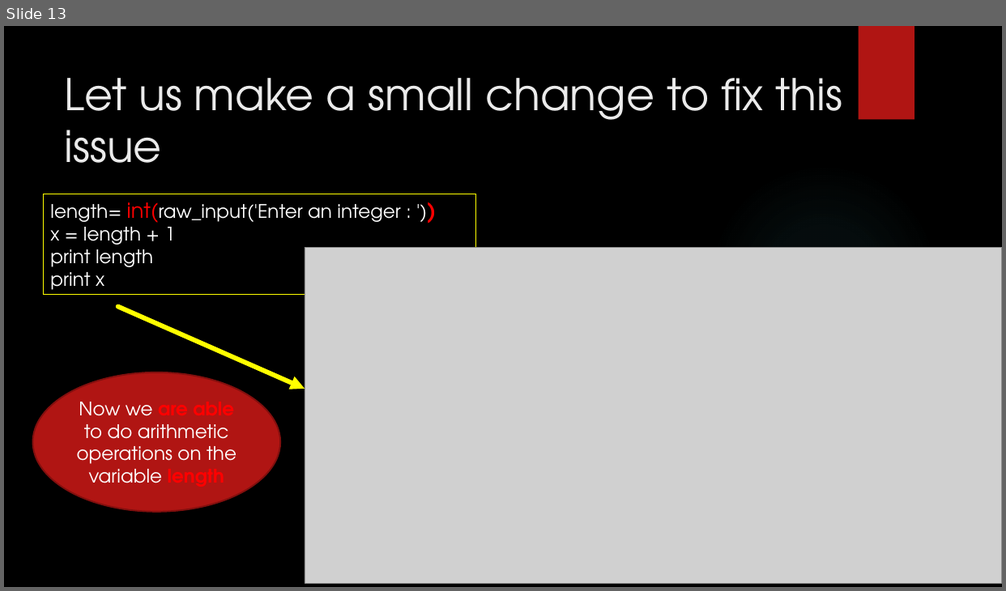
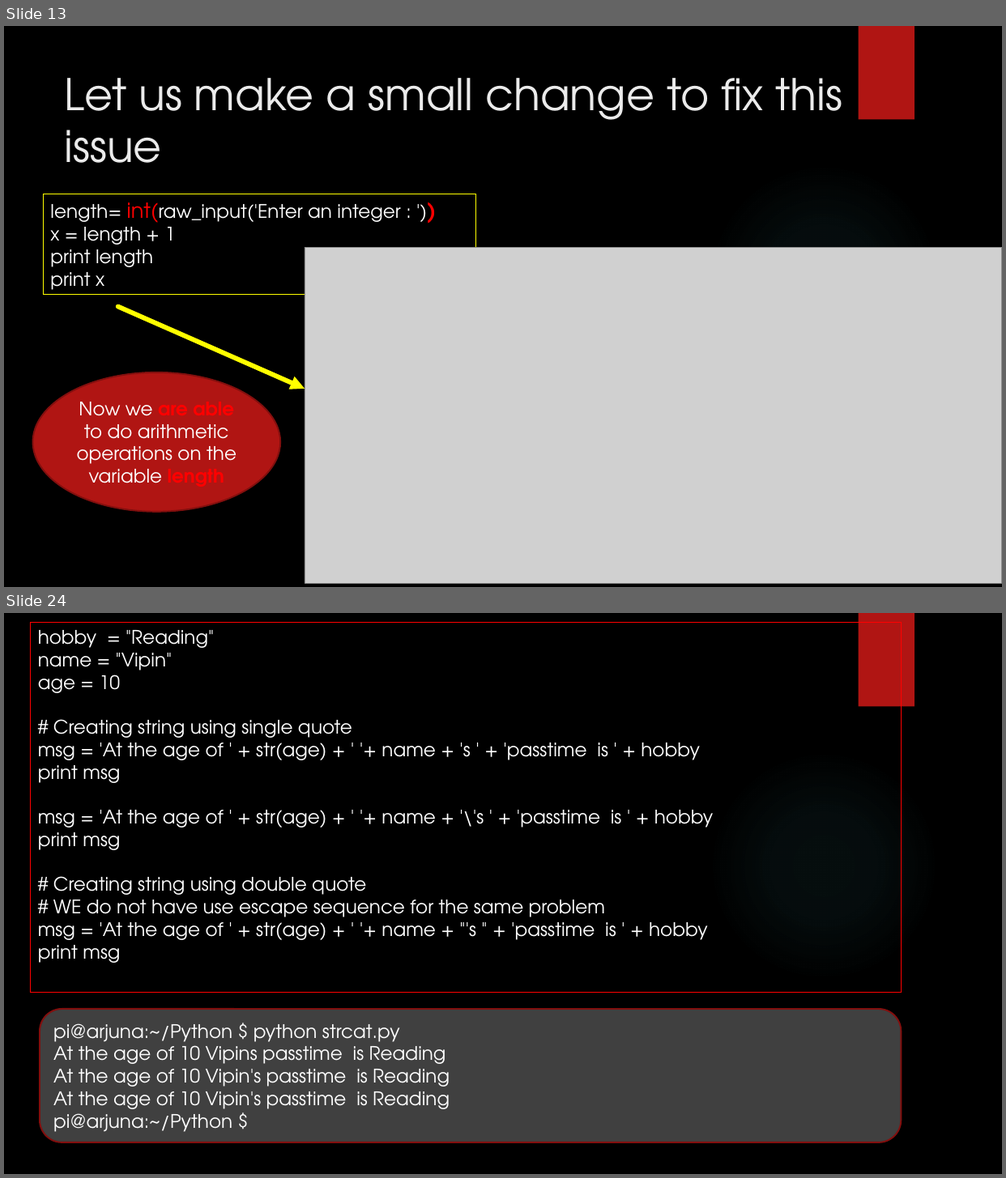
Before and after one commit to girishsukukumar/python, a slide deck: 2. Python.pptx. Shown one above the other, each under a label of ours: slide 13 before the commit, slides 13 and 24 after it; the slides between them are not shown. The pictures are 1006x591 and 1006x1178 pixels, drawn with LibreOffice and Linux fonts; fonts in the diff are those of the drawing; grey boxes stand for pictures; background and template pictures are left out. Boxes give left, top, right and bottom in pixels: in the first picture for what was removed or moved away, otherwise in the second. Text is boxed around its words. In the diff, an @@ line names an element or a change of style, - is before the commit and + after.

```diff
--- a/2. Python.pptx
+++ b/2. Python.pptx
@@ slide 24 added at (4,613,1002,1174), background picture (left out); not listed: 2 template elements that a slide beside it also shows @@
@@ rectangle added at (30,622,901,993), outline #FF0000 0.75 pt, 18 pt, text #FFFFFF @@
+hobby = "Reading"
+name = "Vipin"
+age = 10
+# Creating string using single quote
+msg = 'At the age of ' + str(age) + ' '+ name + 's ' + 'passtime is ' + hobby
+print msg
+msg = 'At the age of ' + str(age) + ' '+ name + '\'s ' + 'passtime is ' + hobby
+print msg
+# Creating string using double quote
+# WE do not have use escape sequence for the same problem
+msg = 'At the age of ' + str(age) + ' '+ name + "'s " + 'passtime is ' + hobby
+print msg
@@ rounded rectangle added at (40,1009,901,1142), fill #404040, outline #82100E 1.5 pt, 18 pt, text #FFFFFF @@
+pi@arjuna:~/Python $ python strcat.py
+At the age of 10 Vipins passtime is Reading
+At the age of 10 Vipin's passtime is Reading
+At the age of 10 Vipin's passtime is Reading
+pi@arjuna:~/Python $
```
Also in this commit, not shown: 10 other slides added, 1 other file.
